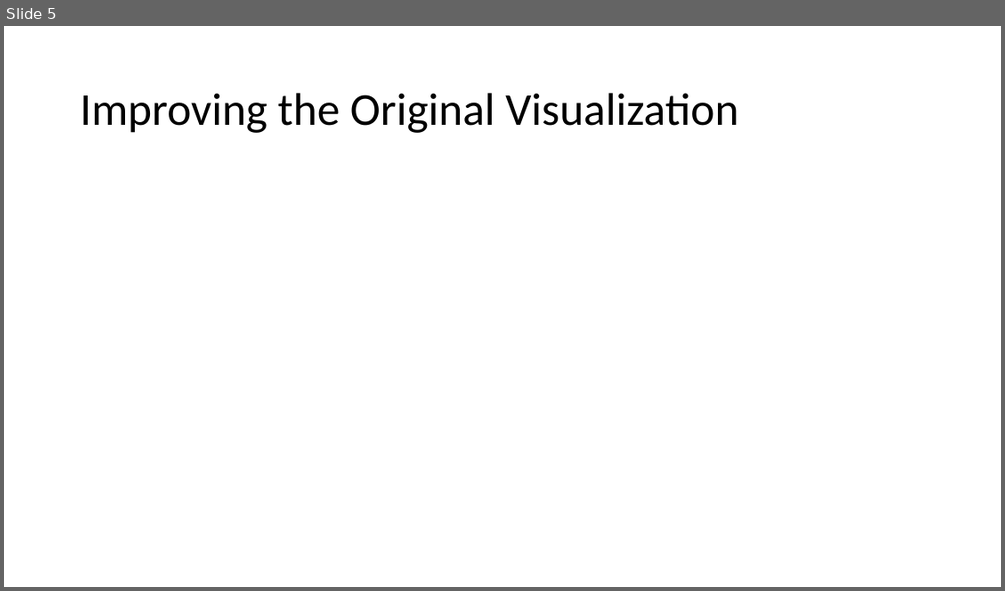
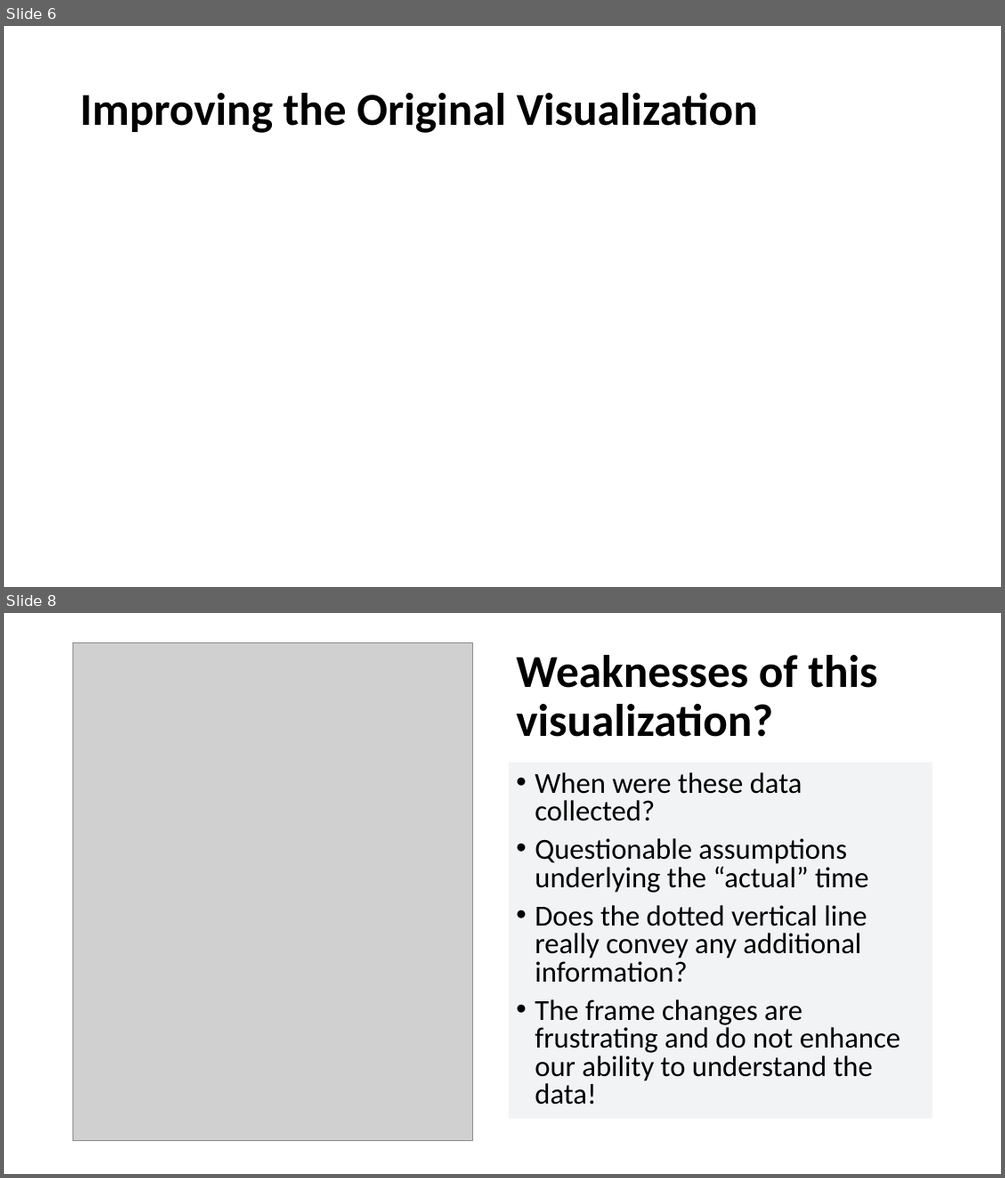
Before and after one commit to suyinlee23/MakeOverMonday_MAT_8790_LeazisLee, a slide deck: Trains vs Planes.pptx. Shown one above the other, each under a label of ours: slide 5 before the commit, slides 6 and 8 after it; the slides between them are not shown. The pictures are 1005x591 and 1005x1178 pixels, drawn with LibreOffice and Linux fonts; fonts in the diff are those of the drawing; grey boxes stand for pictures; background and template pictures are left out. Boxes give left, top, right and bottom in pixels: in the first picture for what was removed or moved away, otherwise in the second. Text is boxed around its words. In the diff, an @@ line names an element or a change of style, - is before the commit and + after.

```diff
--- a/Trains vs Planes.pptx
+++ b/Trains vs Planes.pptx
@@ slide 8 added at [4, 613, 1001, 1174], background picture (left out) @@
@@ picture added at [73, 643, 473, 1141] @@
@@ title added at [516, 655, 877, 737], 44 pt, text #000000, bold @@
+Weaknesses of this visualization?
@@ text added at [509, 763, 933, 1119], fill #F1F3F5, 28 pt, text #000000 @@
+• When were these data collected?
+• Questionable assumptions underlying the “actual” time
+• Does the dotted vertical line really convey any additional information?
+• The frame changes are frustrating and do not enhance our ability to understand the data!
@@ what was slide 5 is now slide 6 @@
@@ slide 6 changed as well @@
@@ title "Improving the Original Visualization" at [80, 93, 758, 133]: bold on @@
```
Also in this commit, not shown: 6 other slides changed, 4 other slides added.
